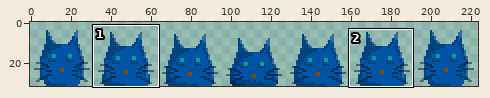
Sprite sheet -- Art/Sprites/Cat3SpriteSheet.png. The first picture is a wide view before the edit; the outline marks the close-up.
Close-up. Old version:
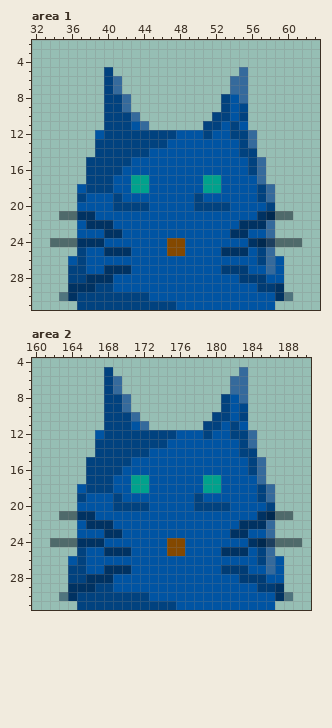
The file is 224x32 pixels. Colours within 5 levels of each other are drawn and written as one. Shown: area 1: x 32..63, y 2..31; area 2: x 160..190, y 4..31.
The same view after the edit:
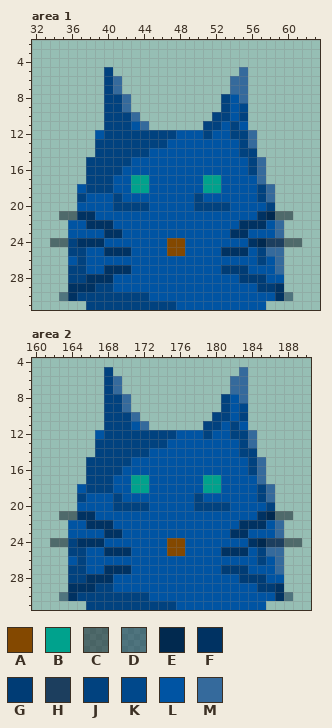
Palette (. is transparent): A #834800  B #00a28d  C #000c1978  D #00214178  E #01294f  F #003262  G #003c75  H #1c3e5e  J #01427f  K #00488b  L #0054a3  M #356a9c
Change:
Area 1:
y 22..23: x 36 . -> L; x 58..59 M. -> LM
y 24: x 36 C -> J; x 59 C -> H
y 25: x 36 . -> J; x 59 . -> M
y 26..27: x 58..59 ML -> LM
y 31: x 37 J -> .; x 58 L -> .
Area 2:
y 22..23: x 164 . -> L; x 186..187 M. -> LM
y 24: x 164 C -> J; x 187 C -> H
y 25: x 164 . -> J; x 187 . -> M
y 26..27: x 186..187 ML -> LM
y 31: x 165 J -> .; x 186 L -> .
Pixel boxes of the changes (left, top, right, bottom) in both close-ups:
changed: (68, 220, 77, 256)
changed: (266, 220, 284, 310)
erased: (77, 301, 86, 310)
changed: (68, 520, 77, 556)
changed: (266, 520, 284, 574)
erased: (77, 601, 86, 610)
erased: (266, 601, 275, 610)
